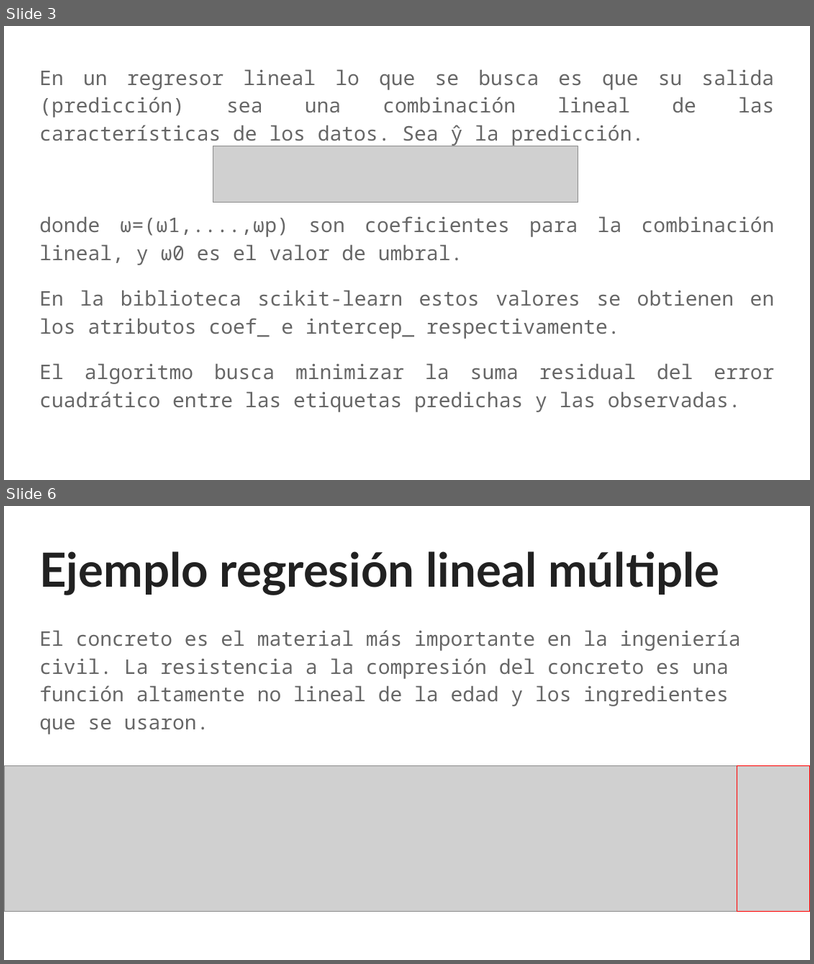
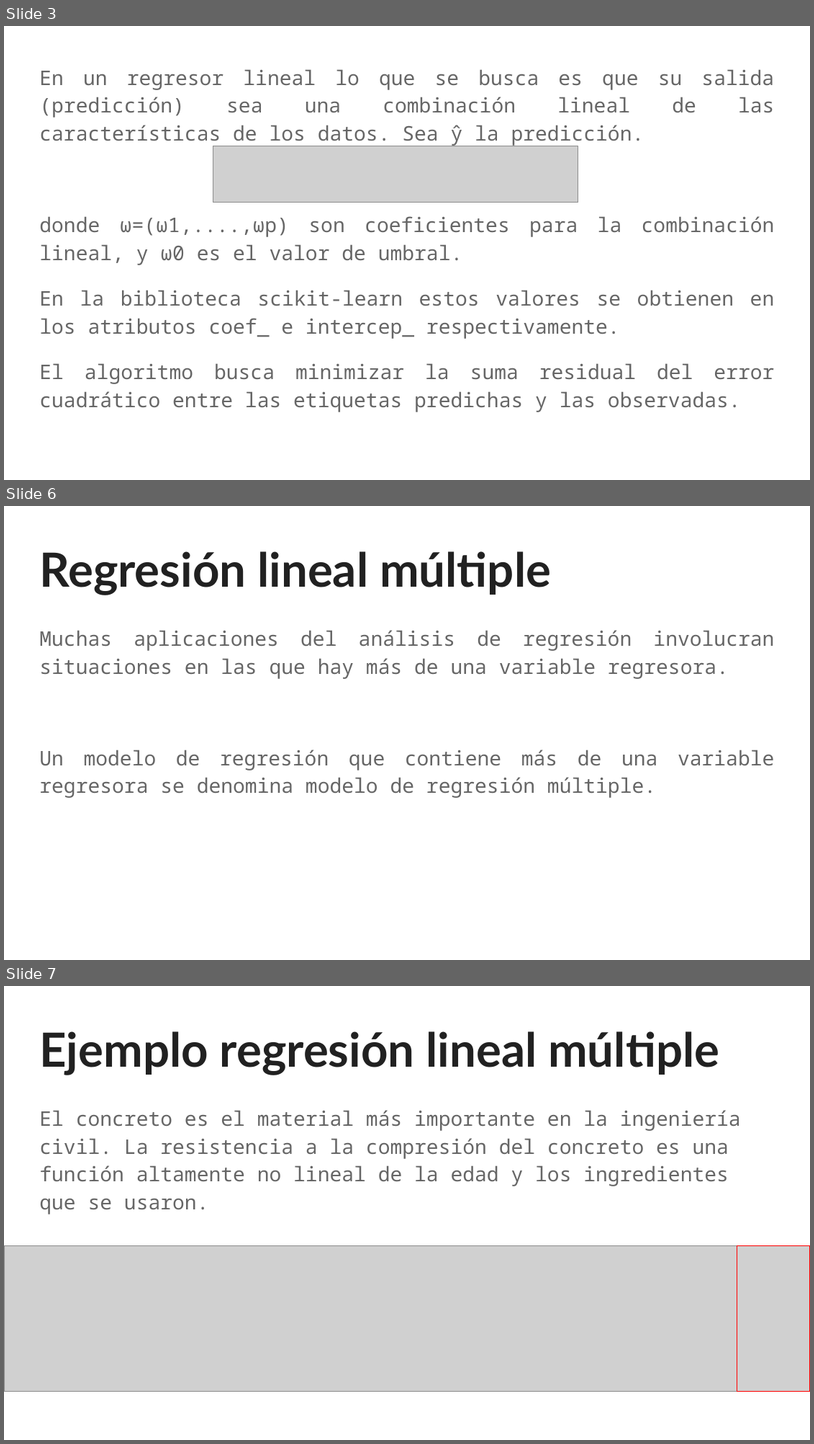
Before and after one commit to sainosmichelle/sainosmichelle.github.io, a slide deck: assets/files/Tema6/reg_lin/6.1 Regresion.pptx. Shown one above the other, each under a label of ours: slides 3 and 6 before the commit, slides 3, 6 and 7 after it; the slides between them are not shown. The pictures are 814x964 and 814x1444 pixels, drawn with LibreOffice and Linux fonts; fonts in the diff are those of the drawing; grey boxes stand for pictures. Boxes give left, top, right and bottom in pixels: in the first picture for what was removed or moved away, otherwise in the second. Text is boxed around its words. In the diff, an @@ line names an element or a change of style, - is before the commit and + after.

```diff
--- a/assets/files/Tema6/reg_lin/6.1 Regresion.pptx
+++ b/assets/files/Tema6/reg_lin/6.1 Regresion.pptx
@@ slide 6 added at (x1=4, y1=506, x2=810, y2=960), background #FFFFFF @@
@@ title added at (x1=39, y1=551, x2=551, y2=595), 42 pt, text #212121, bold @@
+Regresión lineal múltiple
@@ text added at (x1=39, y1=630, x2=774, y2=798), 18 pt, text #666666 @@
+Muchas aplicaciones del análisis de regresión involucran situaciones en las que hay más de una variable regresora.
+Un modelo de regresión que contiene más de una variable regresora se denomina modelo de regresión múltiple.
@@ what was slide 6 is now slide 7 @@
```
Also in this commit, not shown: 2 slides changed, 2 other slides added, 2 slides removed, 8 other files.
